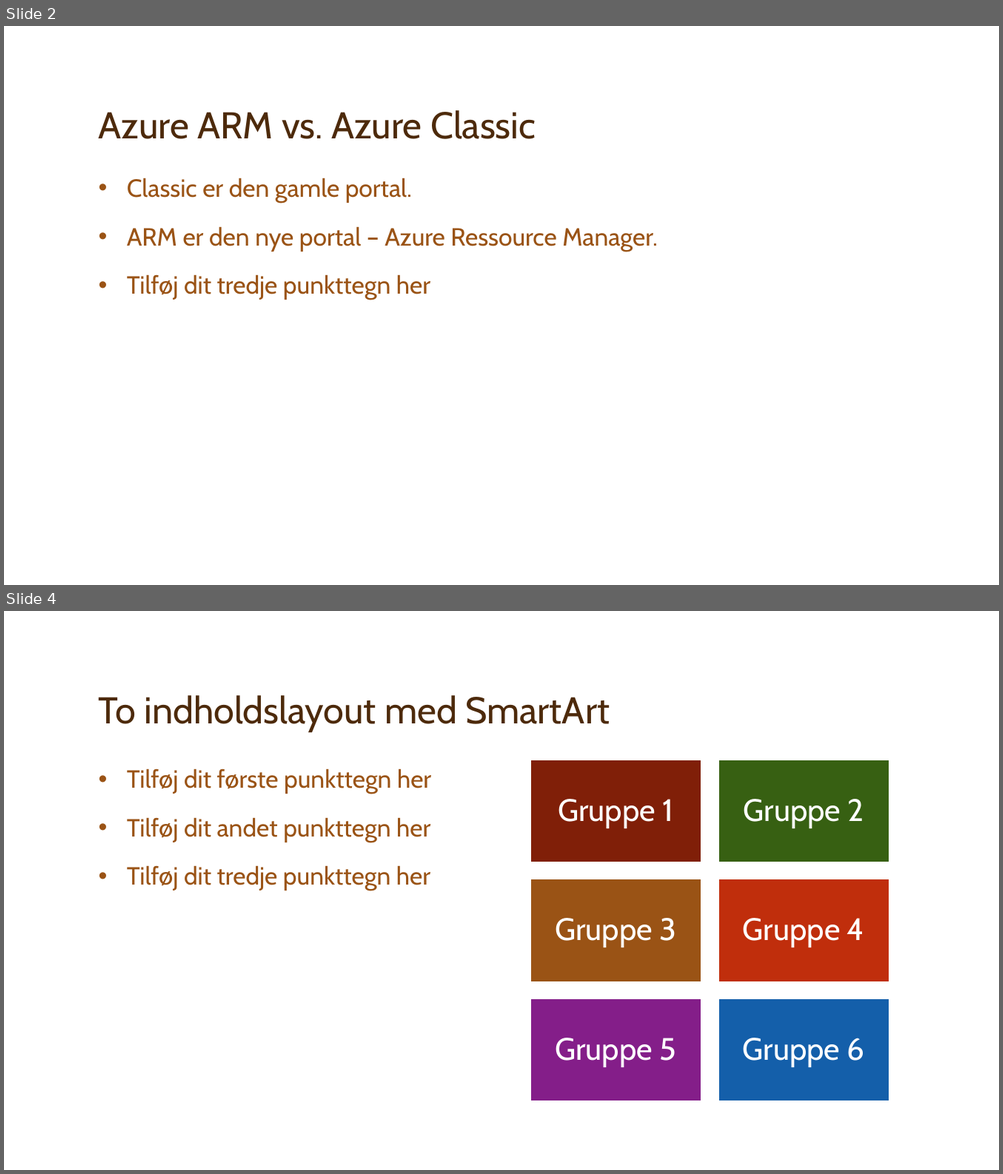
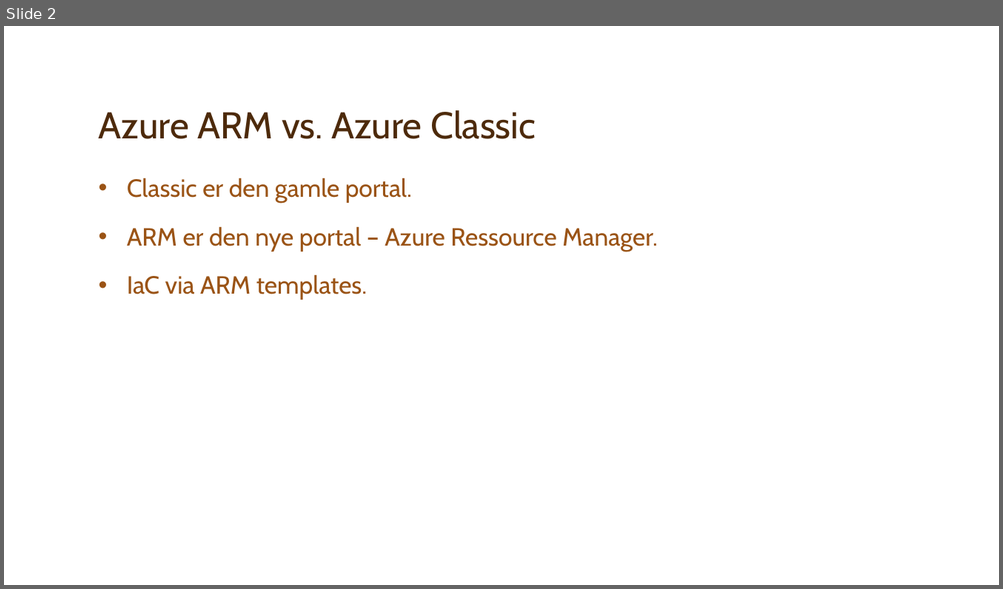
Before and after one commit to SuperJoachim/misc, a slide deck: Intro.pptx. Shown one above the other, each under a label of ours: slides 2 and 4 before the commit, slide 2 after it; the slides between them are not shown. The pictures are 1003x1174 and 1003x589 pixels, drawn with LibreOffice and Linux fonts; fonts in the diff are those of the drawing; background and template pictures are left out. Boxes give left, top, right and bottom in pixels: in the first picture for what was removed or moved away, otherwise in the second. Text is boxed around its words. In the diff, an @@ line names an element or a change of style, - is before the commit and + after.

```diff
--- a/Intro.pptx
+++ b/Intro.pptx
@@ slide 4 removed at <box>4,611,999,1170</box>, background picture (left out) @@
@@ title removed at <box>99,695,609,731</box> @@
-To indholdslayout med SmartArt
@@ text removed at <box>127,769,431,891</box> @@
-• Tilføj dit første punkttegn her
-• Tilføj dit andet punkttegn her
-• Tilføj dit tredje punkttegn her
@@ group removed at <box>530,760,889,1101</box>: 6 rectangles, 6 texts @@
-Gruppe 1
-Gruppe 2
-Gruppe 3
-Gruppe 4
-Gruppe 5
-Gruppe 6
@@ slide 2 changed as well @@
@@ text at <box>127,275,367,300</box>: text changed @@
-• Tilføj dit tredje punkttegn her
+• IaC via ARM templates.
```
Also in this commit, not shown: 1 other slide changed, 1 slide added, 10 other slides removed, 2 other files.
